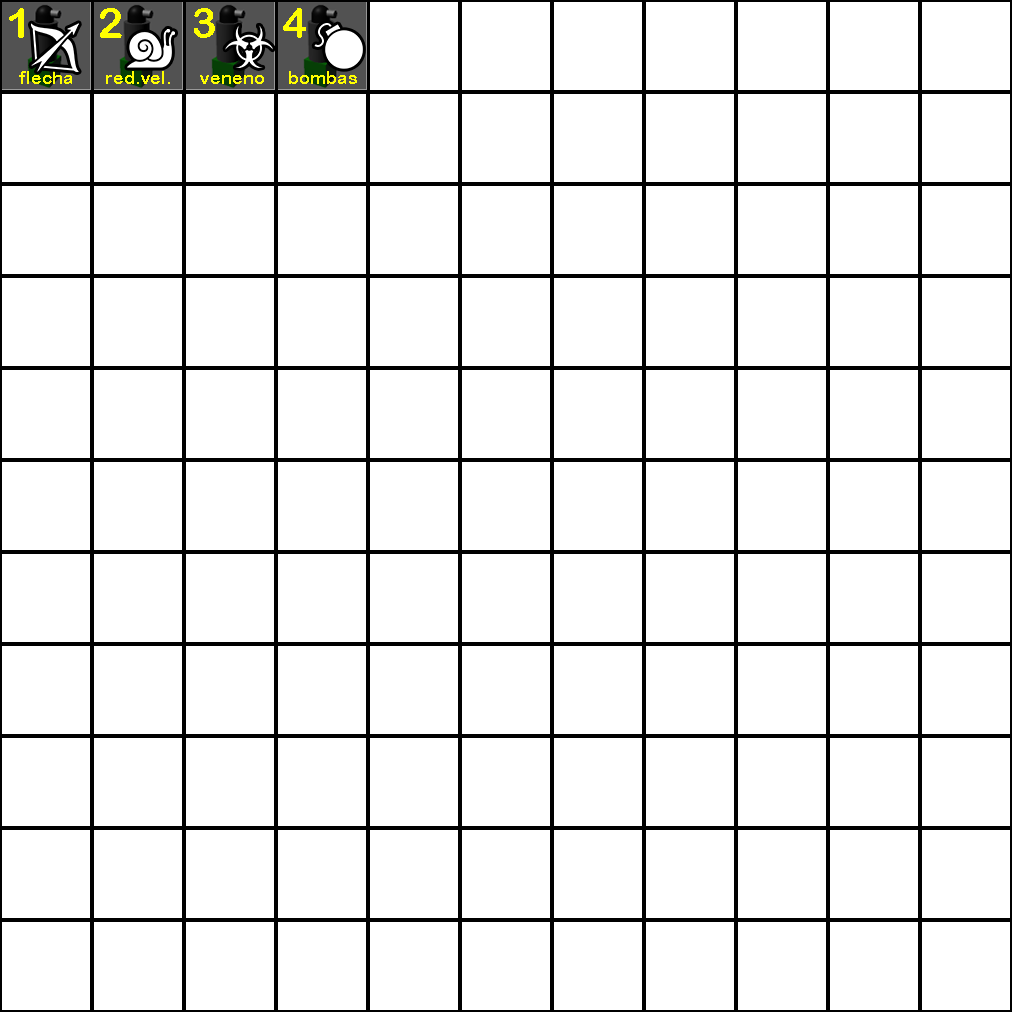
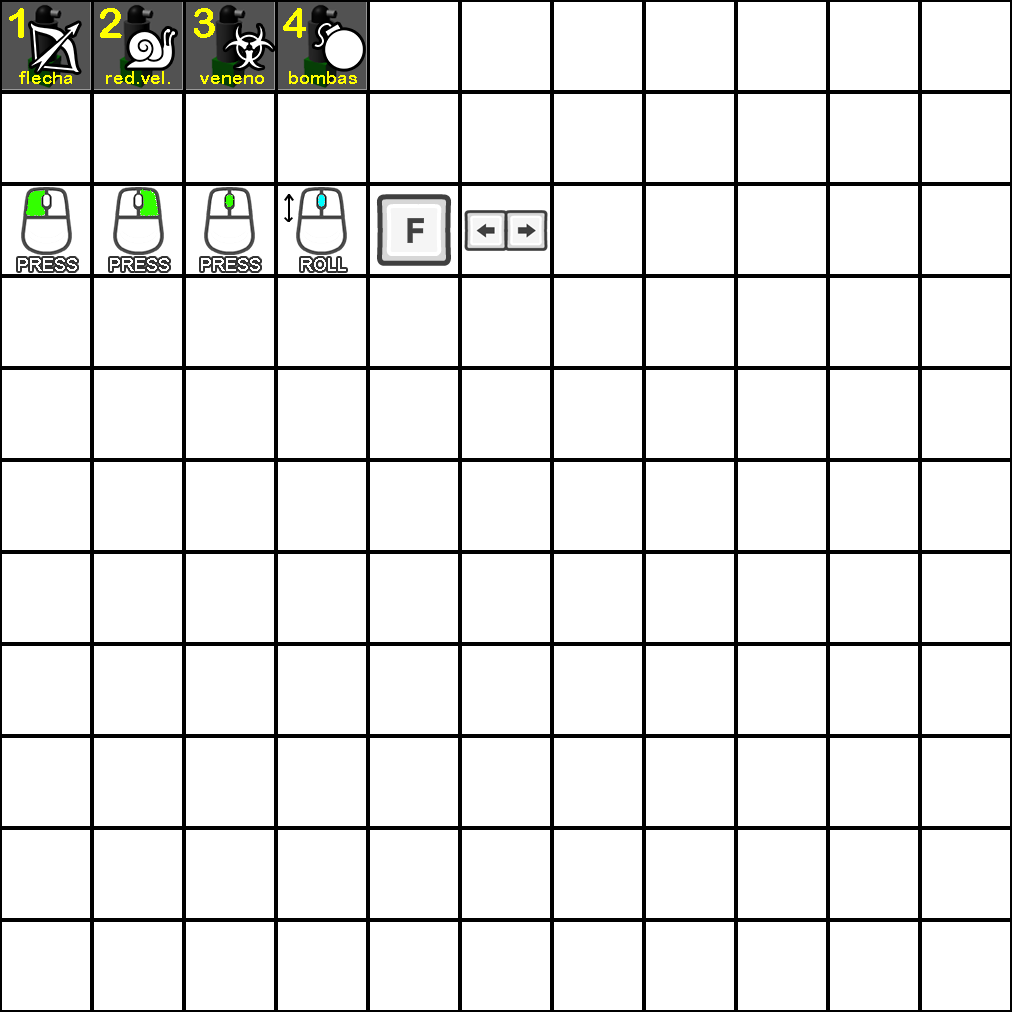
Layers edited between the first and the second (1012, 1012) image:
added group "2-1" with 3 layers above "2-2" over bbox(18, 187, 77, 271)
added layer "Capa 2" in group "2-1" over bbox(26, 190, 45, 216)
added layer "Blank_White_Mouse" (1st of 4, in "2-1") in group "2-1" over bbox(21, 187, 72, 255)
added layer "PRESS" (1st of 3, in "2-1") in group "2-1" over bbox(20, 258, 77, 271)
added group "2-2" with 2 layers above "2-3" over bbox(110, 187, 169, 271)
added layer "Blank_White_Mouse" (2nd of 4, in "2-2") in group "2-2" over bbox(113, 187, 164, 255)
added layer "PRESS" (2nd of 3, in "2-2") in group "2-2" over bbox(112, 258, 169, 271)
added group "2-3" with 3 layers above "Keyboard_White_F" over bbox(201, 187, 260, 271)
added layer "Capa 3" in group "2-3" over bbox(225, 195, 234, 207)
added layer "Blank_White_Mouse" (3rd of 4, in "2-3") in group "2-3" over bbox(204, 187, 255, 255)
added layer "PRESS" (3rd of 3, in "2-3") in group "2-3" over bbox(203, 258, 260, 271)
added layer "Keyboard_White_F" above "Keyboard_White_Arrow_Left" over bbox(376, 194, 452, 266)
added layer "Keyboard_White_Arrow_Left" above "2-4" over bbox(464, 210, 548, 251)
added group "2-4" with 8 layers above "Rectángulo 1 copia 16" over bbox(284, 187, 347, 271)
added layer "Forma 4" in group "2-4" over bbox(288, 217, 293, 222)
added layer "Forma 3" in group "2-4" over bbox(284, 217, 289, 222)
added layer "Forma 2" in group "2-4" over bbox(288, 194, 294, 201)
added layer "Forma 1" in group "2-4" over bbox(284, 194, 290, 201)
added layer "Rectángulo 1" in group "2-4" over bbox(288, 194, 290, 222)
added layer "Capa 4" in group "2-4" over bbox(318, 195, 325, 207)
added layer "Blank_White_Mouse" (4th of 4, in "2-4") in group "2-4" over bbox(296, 187, 347, 255)
added layer "ROLL" in group "2-4" over bbox(303, 258, 346, 271)
